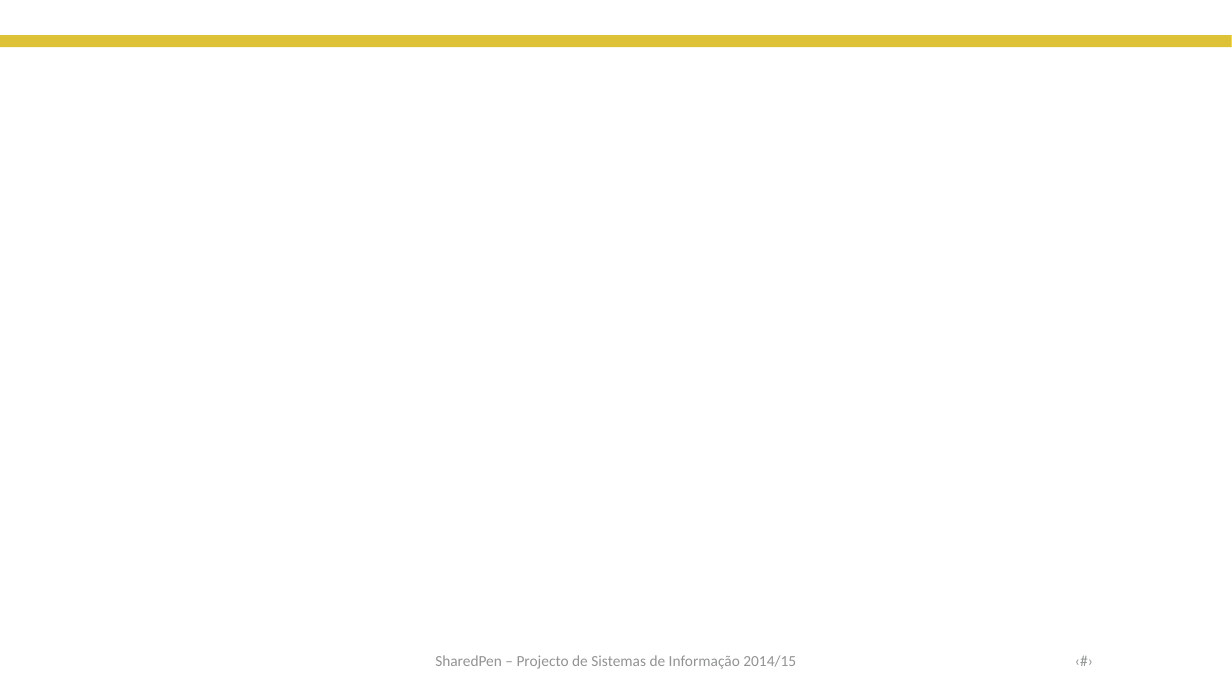
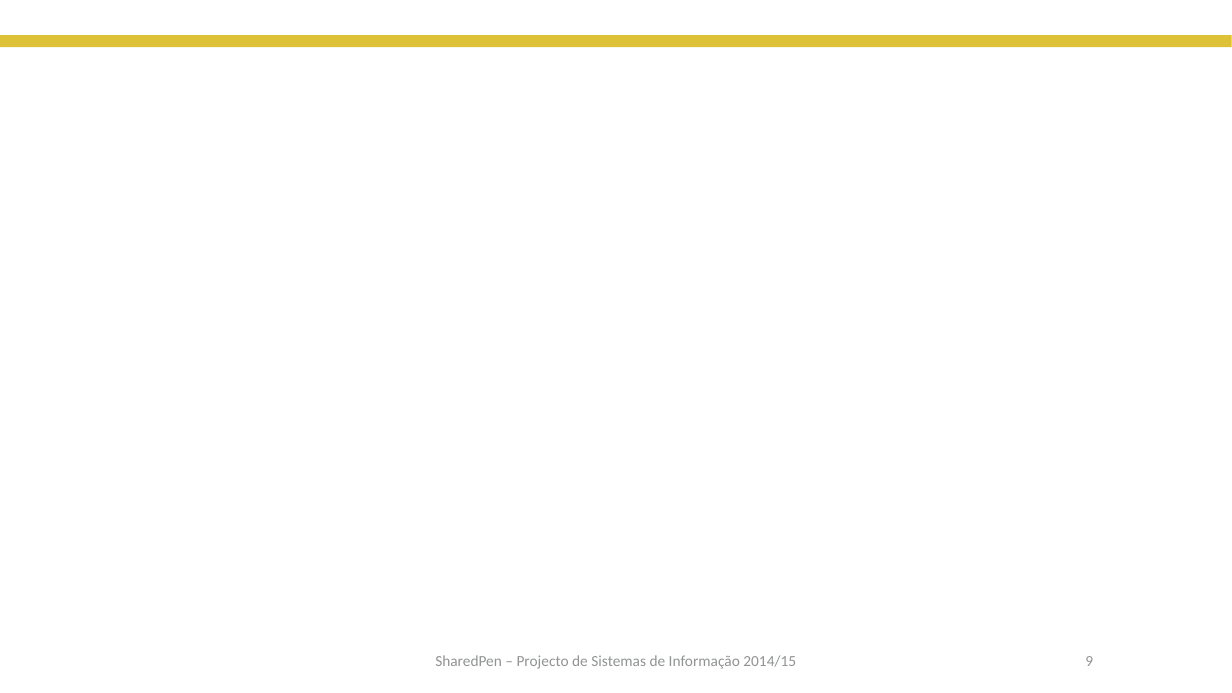
Before and after one commit to claudioRcarvalho/sharedpen_doc, a slide deck: slide 9 of Apresentação_Professoras.pptx. Drawn at 1232x693 pixels with LibreOffice and Linux fonts; fonts in the diff are those of the drawing; background and template pictures are left out. Boxes give left, top, right and bottom in pixels: in the first picture for what was removed or moved away, otherwise in the second. Text is boxed around its words. In the diff, an @@ line names an element or a change of style, - is before the commit and + after.

```diff
--- a/Apresentação_Professoras.pptx
+++ b/Apresentação_Professoras.pptx
@@ text removed at (904,642,1103,679) @@
-‹#›
@@ page number added at (1085,656,1093,666), 12 pt, text #929594 @@
+9
```
Also in this commit, not shown: 9 other slides changed.
